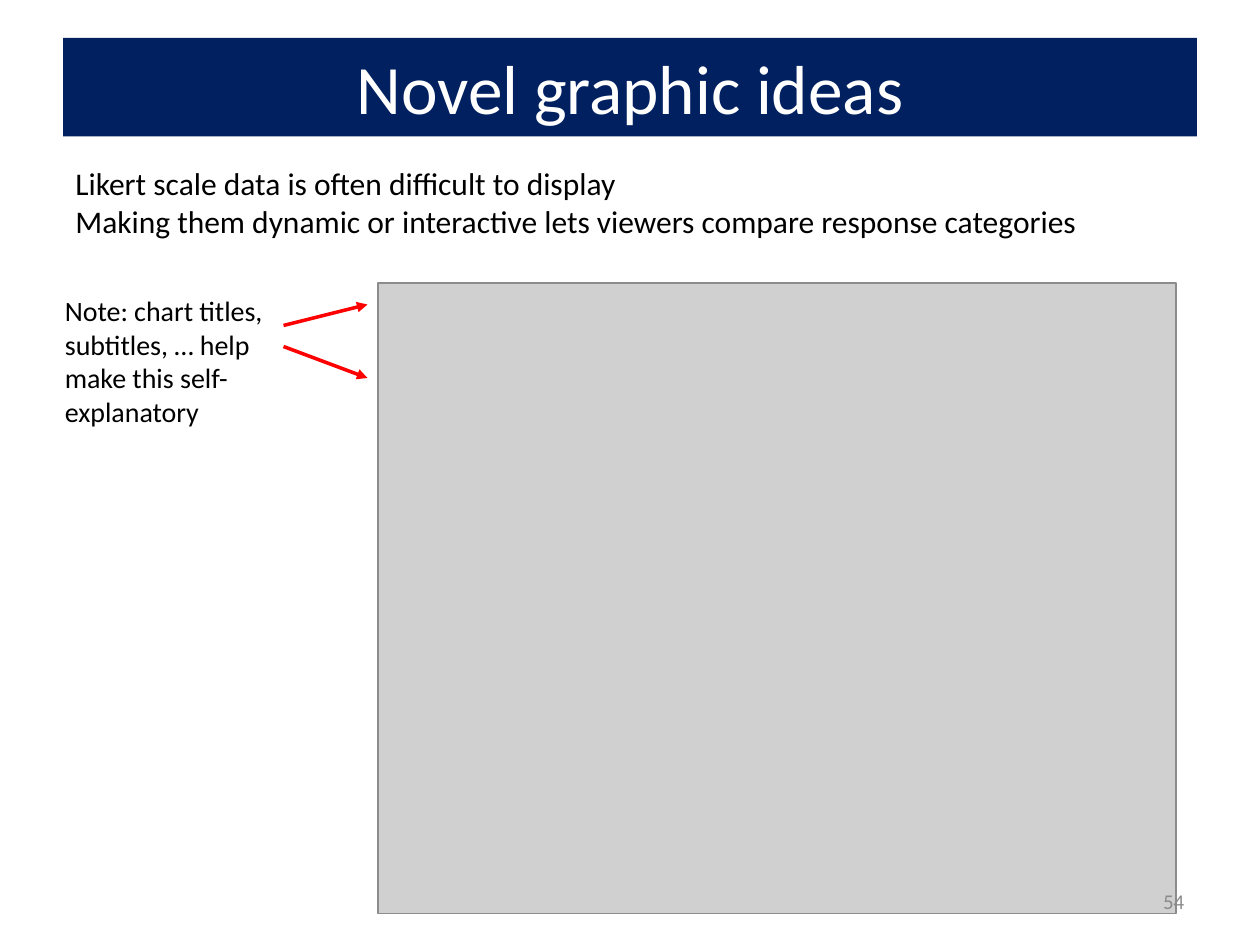
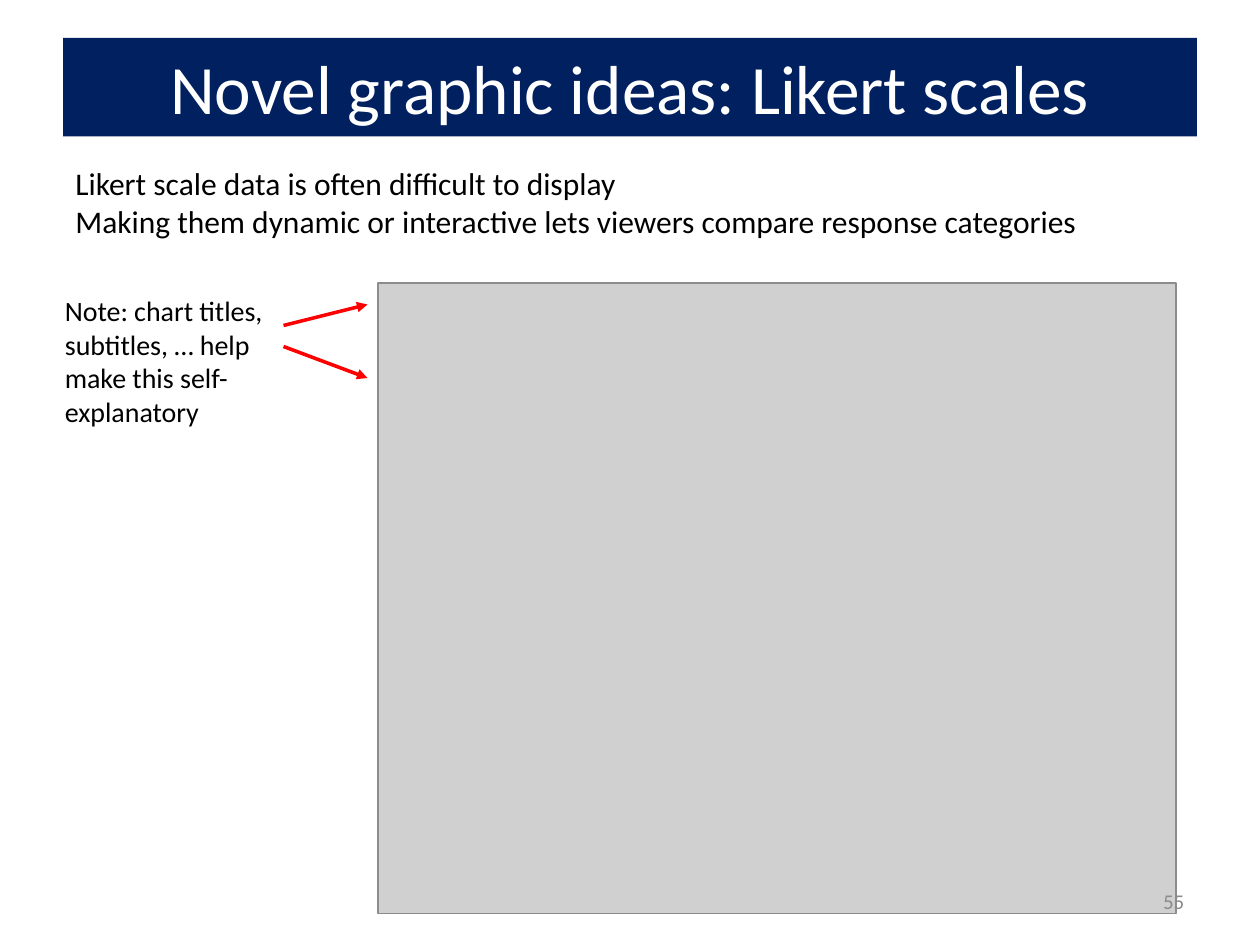
Before and after one commit to friendly/psy6136, a slide deck: slide 55 of docs/lectures/01-Overview.pptx (slide 54 before the commit). Drawn at 1260x945 pixels with LibreOffice and Linux fonts; fonts in the diff are those of the drawing; grey boxes stand for pictures. Boxes give left, top, right and bottom in pixels: in the first picture for what was removed or moved away, otherwise in the second. Text is boxed around its words. In the diff, an @@ line names an element or a change of style, - is before the commit and + after.

```diff
--- a/docs/lectures/01-Overview.pptx
+++ b/docs/lectures/01-Overview.pptx
@@ title at (170,66,1089,126): text changed @@
-Novel graphic ideas
+Novel graphic ideas: Likert scales
@@ page number at (1163,891,1184,915): text changed @@
-54
+55
```
Also in this commit, not shown: 22 other slides changed, 2 slides added, 16 other files.
